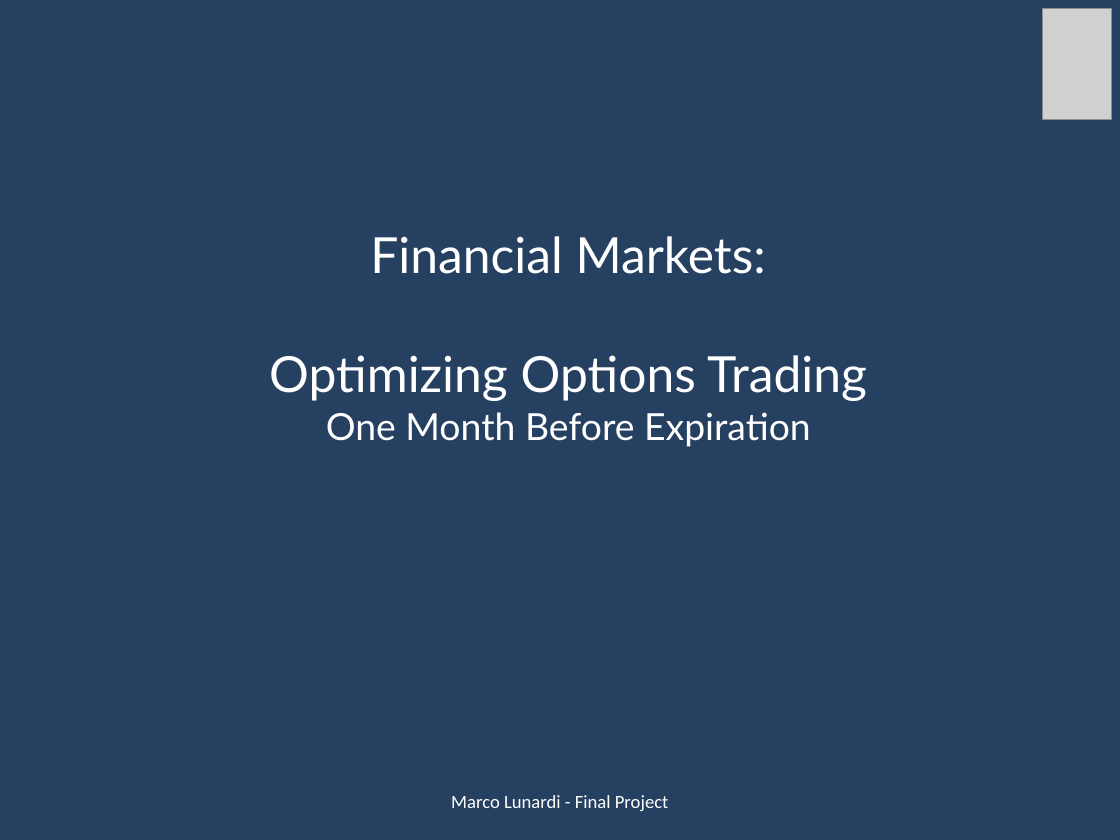
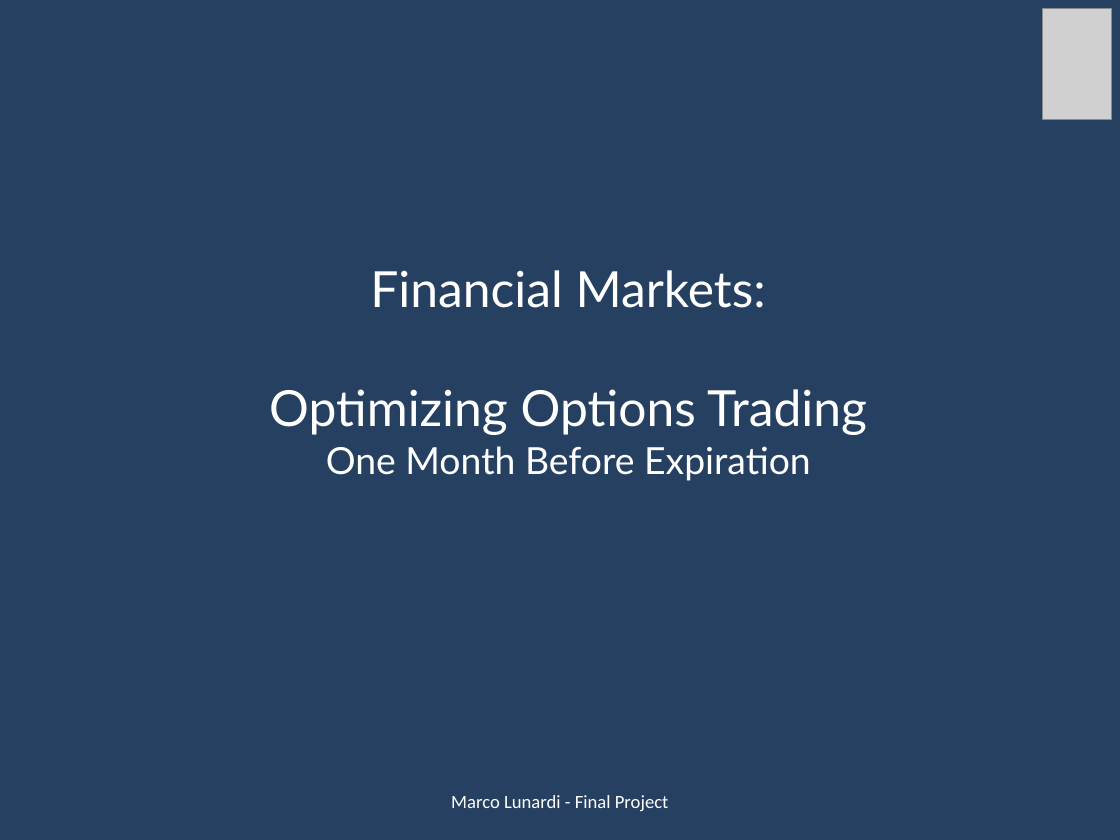
Before and after one commit to marcolunardi/metis, a slide deck: slide 1 of kojak_work/Metis Kojak.pptx. Drawn at 1120x840 pixels with LibreOffice and Linux fonts; fonts in the diff are those of the drawing; grey boxes stand for pictures. Boxes give left, top, right and bottom in pixels: in the first picture for what was removed or moved away, otherwise in the second. Text is boxed around its words. In the diff, an @@ line names an element or a change of style, - is before the commit and + after.

```diff
--- a/kojak_work/Metis Kojak.pptx
+++ b/kojak_work/Metis Kojak.pptx
@@ text "Financial Markets:" moved from (x1=269, y1=236, x2=867, y2=447) to (x1=269, y1=270, x2=867, y2=481) @@
```
Also in this commit, not shown: 5 other slides changed, 1 slide added, 7 other files.
